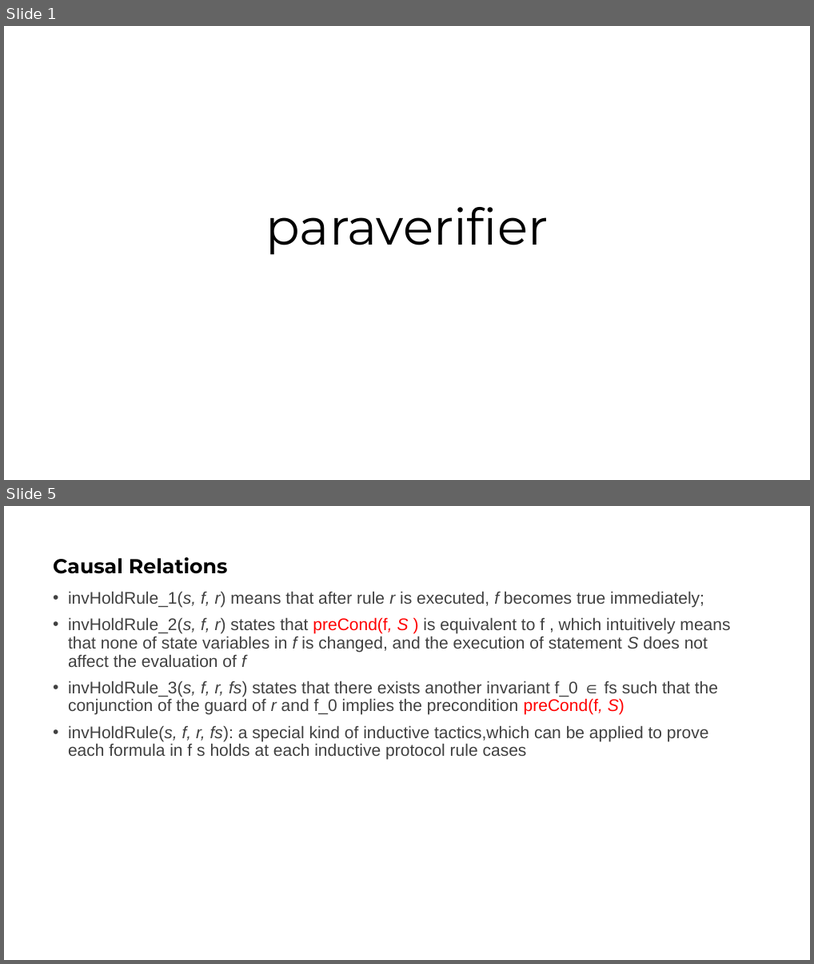
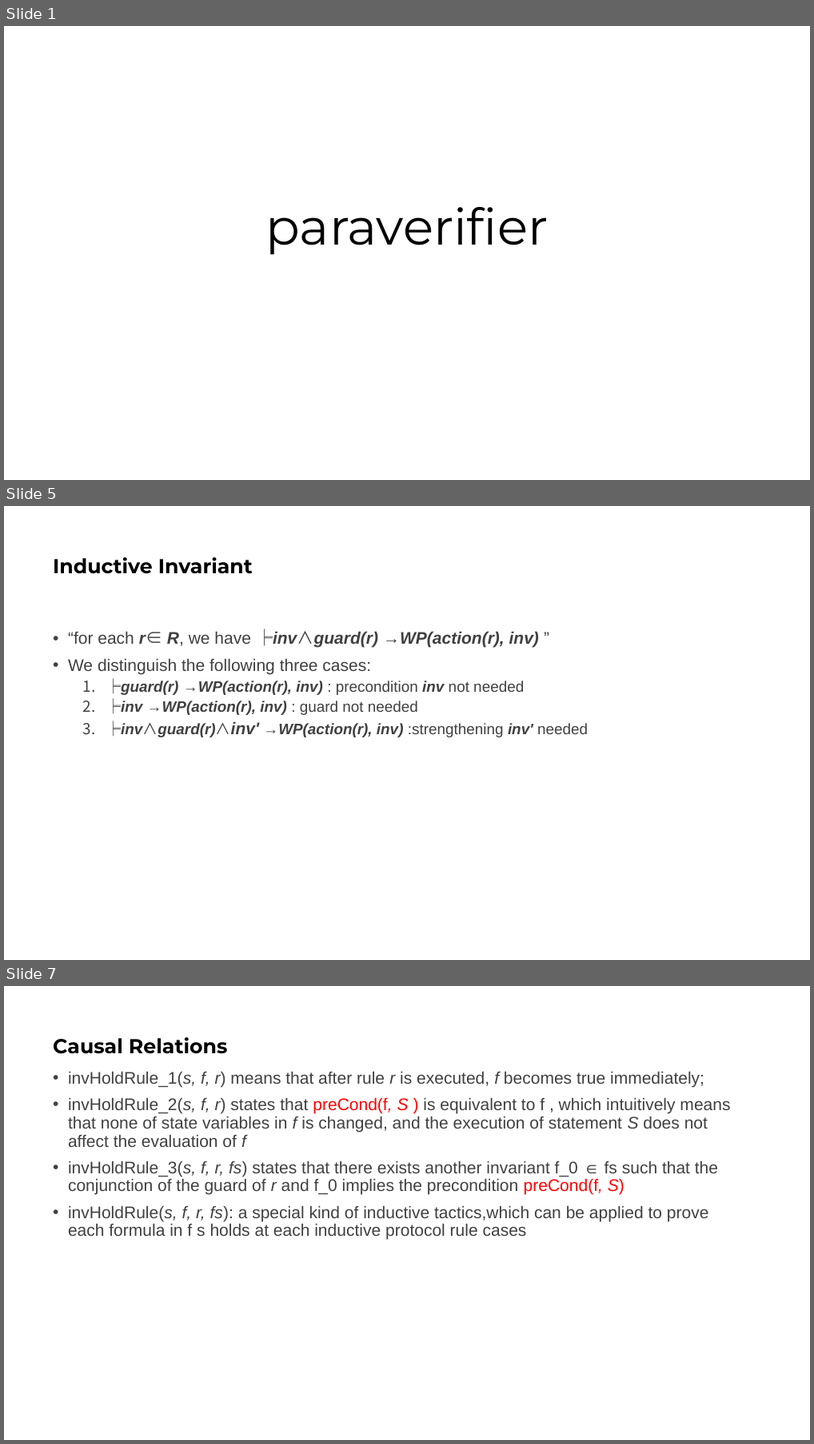
Before and after one commit to bacmive/paper_notes, a slide deck: notes9-paraverifier.pptx. Shown one above the other, each under a label of ours: slides 1 and 5 before the commit, slides 1, 5 and 7 after it; the slides between them are not shown. The pictures are 814x964 and 814x1444 pixels, drawn with LibreOffice and Linux fonts; fonts in the diff are those of the drawing. Boxes give left, top, right and bottom in pixels: in the first picture for what was removed or moved away, otherwise in the second. Text is boxed around its words. In the diff, an @@ line names an element or a change of style, - is before the commit and + after.

```diff
--- a/notes9-paraverifier.pptx
+++ b/notes9-paraverifier.pptx
@@ slide 5 added at [4, 506, 810, 960], background #FFFFFF @@
@@ title added at [53, 557, 253, 574], 24 pt, text #000000, bold @@
+Inductive Invariant
@@ text added at [68, 628, 588, 737], 18 pt, text #404040 @@
+• “for each r∈ R, we have ╞inv∧guard(r) →WP(action(r), inv) ”
+• We distinguish the following three cases:
+  1. ╞guard(r) →WP(action(r), inv) : precondition inv not needed
+  2. ╞inv →WP(action(r), inv) : guard not needed
+  3. ╞inv∧guard(r)∧inv' →WP(action(r), inv) :strengthening inv' needed
@@ what was slide 5 is now slide 7 @@
```
Also in this commit, not shown: 1 slide changed, 2 other slides added, 1 slide removed.
